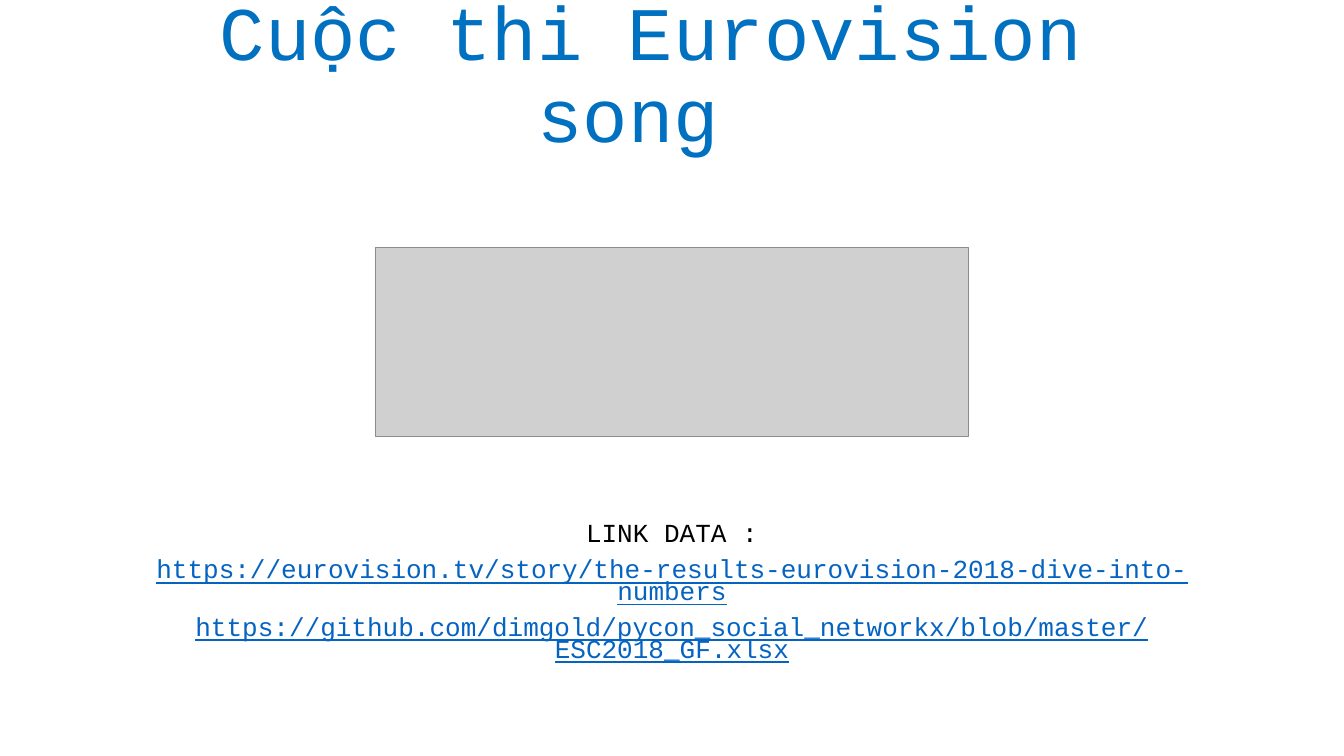
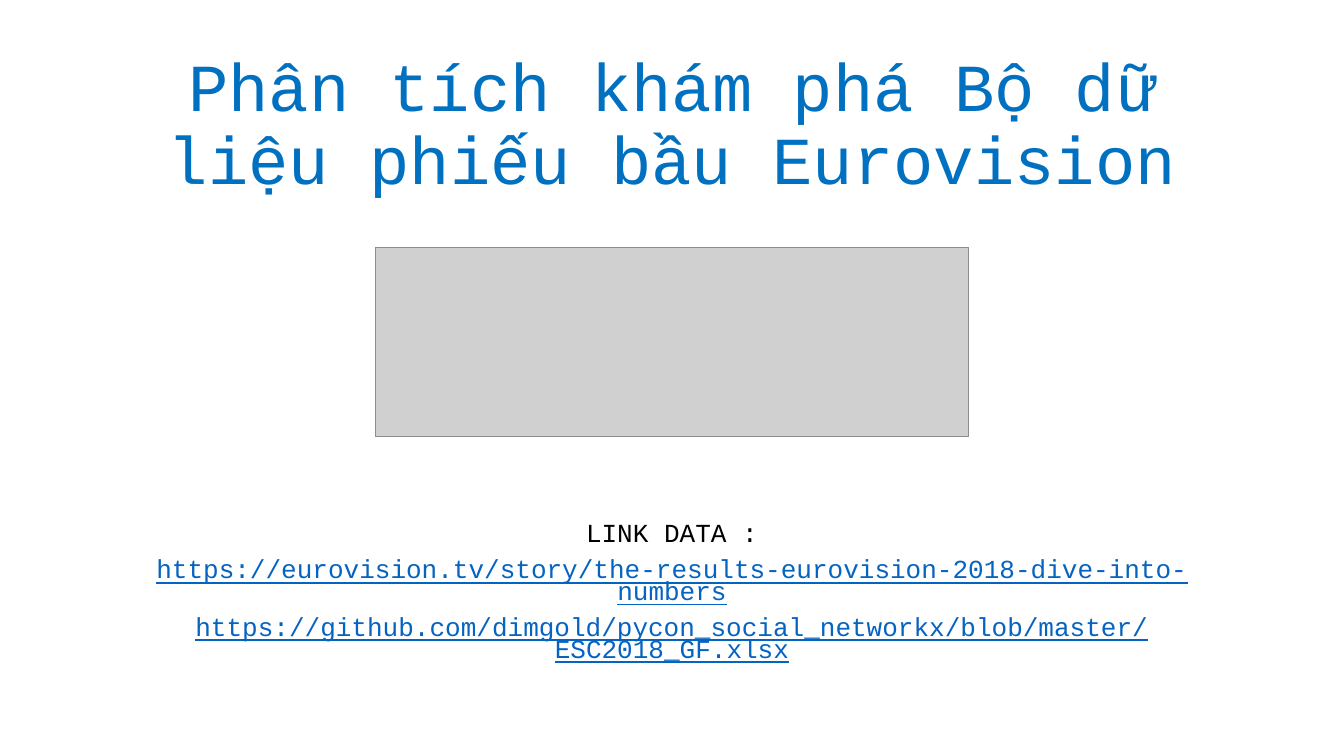
Before and after one commit to 17520605/Social-network-analysis, a slide deck: slide 2 of Socialnetwork.pptx. Drawn at 1344x756 pixels with LibreOffice and Linux fonts; fonts in the diff are those of the drawing; grey boxes stand for pictures. Boxes give left, top, right and bottom in pixels: in the first picture for what was removed or moved away, otherwise in the second. Text is boxed around its words. In the diff, an @@ line names an element or a change of style, - is before the commit and + after.

```diff
--- a/Socialnetwork.pptx
+++ b/Socialnetwork.pptx
@@ title at (x1=168, y1=63, x2=1176, y2=198): text changed; size 54 to 48 pt @@
-Cuộc thi Eurovision song
+Phân tích khám phá Bộ dữ liệu phiếu bầu Eurovision
```
Also in this commit, not shown: 4 slides added, 9 other files.
